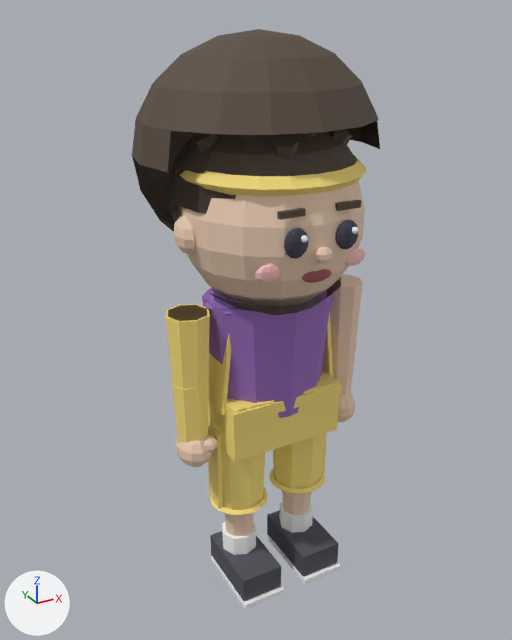
The Blender file blender/hoops.blend, before and after one commit.
The view is the same before and after, from a camera (50 mm lens) standing at (-0.958, -1.658, 1.722) and looking at (-0.007, 0.072, 0.857). Lighting does not change. The marker at lower left points along +X, +Y and +Z. The first picture is the older version. Shape keys are drawn at the values saved in each file.

Names of what the first picture shows: 'Beard', 'HairAfro', 'HairBun', 'HairFade', 'HairTwists', 'Headband', 'Player', 'Sleeve' and 1 more.
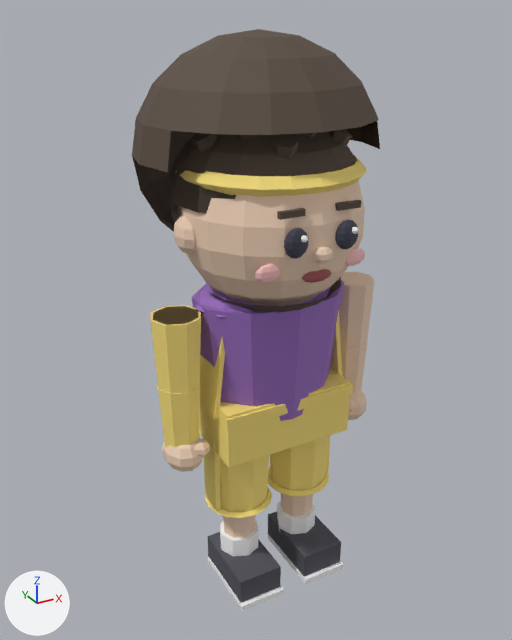
Changed parts and their boxes (x1, y1, x2, y2) in the pictures (512 x 640 px):
```json
{"object": "Player", "change": "reshaped", "before": [168, 181, 365, 610], "after": [153, 181, 375, 611], "on screen": "13% wider"}
{"object": "Sleeve", "change": "reshaped", "before": [166, 304, 210, 443], "after": [150, 305, 201, 448], "on screen": "16% wider"}
```

The change, as JSON lines over the scene's bpy script:
```json
{"block": "key_0_heavy", "where": "key_0_heavy = bpy.data.objects['Player'].data.shape_keys.key_blocks['Heavy']"}
{"op": "set", "path": "key_0_heavy.value", "old": "0.0", "new": "1.0"}
{"block": "key_1_lean", "where": "key_1_lean = bpy.data.objects['Player'].data.shape_keys.key_blocks['Lean']"}
{"op": "set", "path": "key_1_lean.value", "old": "0.0", "new": "1.0"}
{"block": "key_2_heavy", "where": "key_2_heavy = bpy.data.objects['HairShort'].data.shape_keys.key_blocks['Heavy']"}
{"op": "set", "path": "key_2_heavy.value", "old": "0.0", "new": "1.0"}
{"block": "key_3_lean", "where": "key_3_lean = bpy.data.objects['HairShort'].data.shape_keys.key_blocks['Lean']"}
{"op": "set", "path": "key_3_lean.value", "old": "0.0", "new": "1.0"}
{"block": "key_4_heavy", "where": "key_4_heavy = bpy.data.objects['HairFade'].data.shape_keys.key_blocks['Heavy']"}
{"op": "set", "path": "key_4_heavy.value", "old": "0.0", "new": "1.0"}
{"block": "key_5_lean", "where": "key_5_lean = bpy.data.objects['HairFade'].data.shape_keys.key_blocks['Lean']"}
{"op": "set", "path": "key_5_lean.value", "old": "0.0", "new": "1.0"}
{"block": "key_6_heavy", "where": "key_6_heavy = bpy.data.objects['HairAfro'].data.shape_keys.key_blocks['Heavy']"}
{"op": "set", "path": "key_6_heavy.value", "old": "0.0", "new": "1.0"}
{"block": "key_7_lean", "where": "key_7_lean = bpy.data.objects['HairAfro'].data.shape_keys.key_blocks['Lean']"}
{"op": "set", "path": "key_7_lean.value", "old": "0.0", "new": "1.0"}
{"block": "key_8_heavy", "where": "key_8_heavy = bpy.data.objects['HairTwists'].data.shape_keys.key_blocks['Heavy']"}
{"op": "set", "path": "key_8_heavy.value", "old": "0.0", "new": "1.0"}
{"block": "key_9_lean", "where": "key_9_lean = bpy.data.objects['HairTwists'].data.shape_keys.key_blocks['Lean']"}
{"op": "set", "path": "key_9_lean.value", "old": "0.0", "new": "1.0"}
{"block": "key_10_heavy", "where": "key_10_heavy = bpy.data.objects['HairBun'].data.shape_keys.key_blocks['Heavy']"}
{"op": "set", "path": "key_10_heavy.value", "old": "0.0", "new": "1.0"}
{"block": "key_11_lean", "where": "key_11_lean = bpy.data.objects['HairBun'].data.shape_keys.key_blocks['Lean']"}
{"op": "set", "path": "key_11_lean.value", "old": "0.0", "new": "1.0"}
{"block": "key_12_heavy", "where": "key_12_heavy = bpy.data.objects['Headband'].data.shape_keys.key_blocks['Heavy']"}
{"op": "set", "path": "key_12_heavy.value", "old": "0.0", "new": "1.0"}
{"block": "key_13_lean", "where": "key_13_lean = bpy.data.objects['Headband'].data.shape_keys.key_blocks['Lean']"}
{"op": "set", "path": "key_13_lean.value", "old": "0.0", "new": "1.0"}
{"block": "key_14_heavy", "where": "key_14_heavy = bpy.data.objects['Beard'].data.shape_keys.key_blocks['Heavy']"}
{"op": "set", "path": "key_14_heavy.value", "old": "0.0", "new": "1.0"}
{"block": "key_15_lean", "where": "key_15_lean = bpy.data.objects['Beard'].data.shape_keys.key_blocks['Lean']"}
{"op": "set", "path": "key_15_lean.value", "old": "0.0", "new": "1.0"}
{"block": "key_16_heavy", "where": "key_16_heavy = bpy.data.objects['Sleeve'].data.shape_keys.key_blocks['Heavy']"}
{"op": "set", "path": "key_16_heavy.value", "old": "0.0", "new": "1.0"}
{"block": "key_17_lean", "where": "key_17_lean = bpy.data.objects['Sleeve'].data.shape_keys.key_blocks['Lean']"}
{"op": "set", "path": "key_17_lean.value", "old": "0.0", "new": "1.0"}
```
